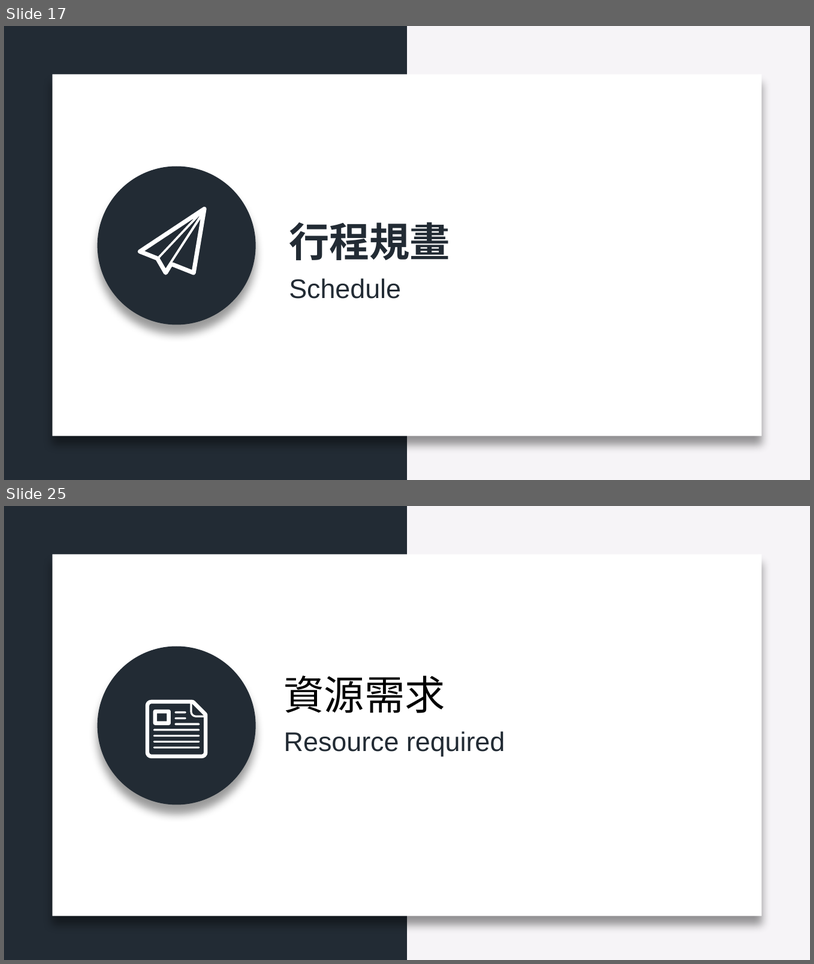
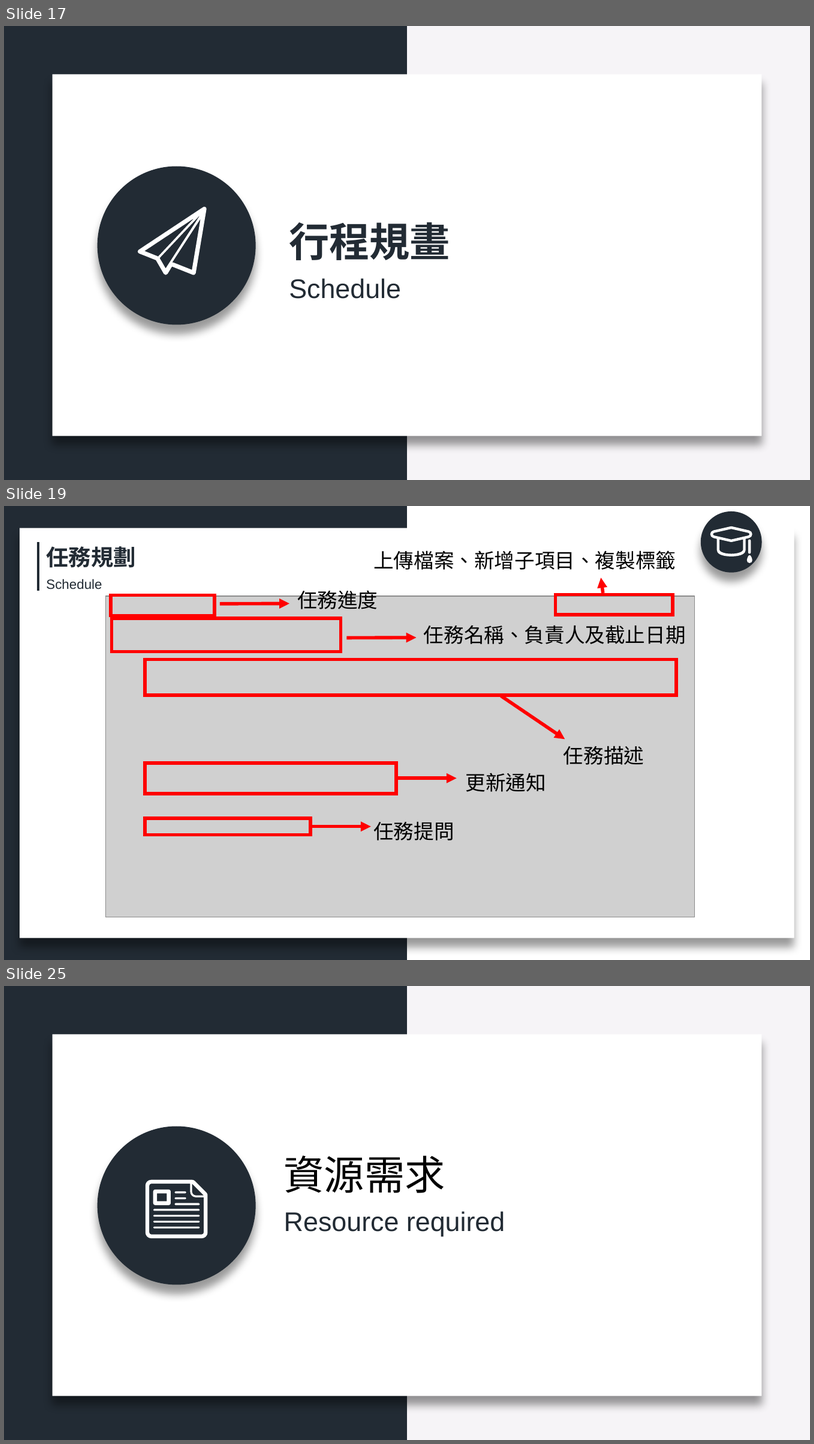
Before and after one commit to Chiang-Jhih-Ciang/108_SM_TEAM1, a slide deck: 0451060_108_SM_TEAM1.pptx. Shown one above the other, each under a label of ours: slides 17 and 25 before the commit, slides 17, 19 and 25 after it; the slides between them are not shown. The pictures are 814x964 and 814x1444 pixels, drawn with LibreOffice and Linux fonts; fonts in the diff are those of the drawing; grey boxes stand for pictures. Boxes give left, top, right and bottom in pixels: in the first picture for what was removed or moved away, otherwise in the second. Text is boxed around its words. In the diff, an @@ line names an element or a change of style, - is before the commit and + after.

```diff
--- a/0451060_108_SM_TEAM1.pptx
+++ b/0451060_108_SM_TEAM1.pptx
@@ slide 19 added at bbox=[4, 506, 810, 960], background #FFFFFF; not listed: 1 template element that a slide beside it also shows @@
@@ rectangle added at bbox=[20, 528, 795, 937], fill #FFFFFF @@
@@ line added from (39, 542) to (39, 591), #222B34 2.25 pt @@
@@ text added at bbox=[46, 546, 136, 568], 20 pt, text #222B34, bold @@
+任務規劃
@@ text added at bbox=[374, 550, 676, 570], 18 pt, text #000000 @@
+上傳檔案、新增子項目、複製標籤
@@ group added at bbox=[701, 511, 762, 573]: 3 freeform shapes, 1 ellipse @@
@@ text added at bbox=[46, 579, 102, 589], 12 pt, text #222B34 @@
+Schedule
@@ rectangle added at bbox=[110, 595, 215, 615], outline #FF0000 3 pt @@
@@ text added at bbox=[297, 587, 378, 609], 18 pt, text #000000 @@
+任務進度
@@ rectangle added at bbox=[555, 595, 672, 615], outline #FF0000 3 pt @@
@@ arrow added from (603, 593) to (602, 578), #FF0000 3 pt @@
@@ picture added at bbox=[105, 597, 695, 917] @@
@@ arrow added from (220, 604) to (290, 604), #FF0000 3 pt @@
@@ rectangle added at bbox=[112, 618, 341, 651], outline #FF0000 3 pt @@
@@ text added at bbox=[424, 625, 686, 644], 18 pt, text #000000 @@
+任務名稱、負責人及截止日期
@@ arrow added from (347, 637) to (416, 637), #FF0000 3 pt @@
@@ rectangle added at bbox=[145, 659, 677, 694], outline #FF0000 3 pt @@
@@ arrow added from (501, 696) to (565, 739), #FF0000 3 pt @@
@@ text added at bbox=[564, 745, 644, 765], 18 pt, text #000000 @@
+任務描述
@@ rectangle added at bbox=[145, 762, 397, 793], outline #FF0000 3 pt @@
@@ text added at bbox=[466, 772, 546, 792], 18 pt, text #000000 @@
+更新通知
@@ arrow added from (396, 778) to (456, 778), #FF0000 3 pt @@
@@ rectangle added at bbox=[145, 818, 311, 834], outline #FF0000 3 pt @@
@@ arrow added from (311, 826) to (371, 826), #FF0000 3 pt @@
@@ text added at bbox=[374, 822, 454, 840], 18 pt, text #000000 @@
+任務提問
```
Also in this commit, not shown: 6 slides changed, 4 other slides added, 5 slides removed.
